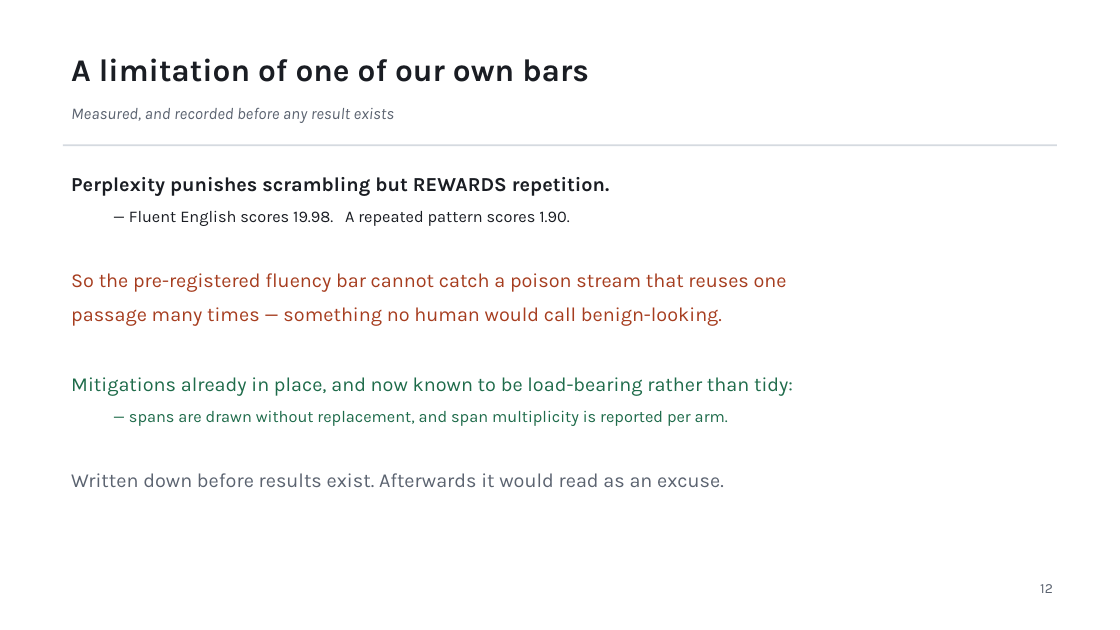
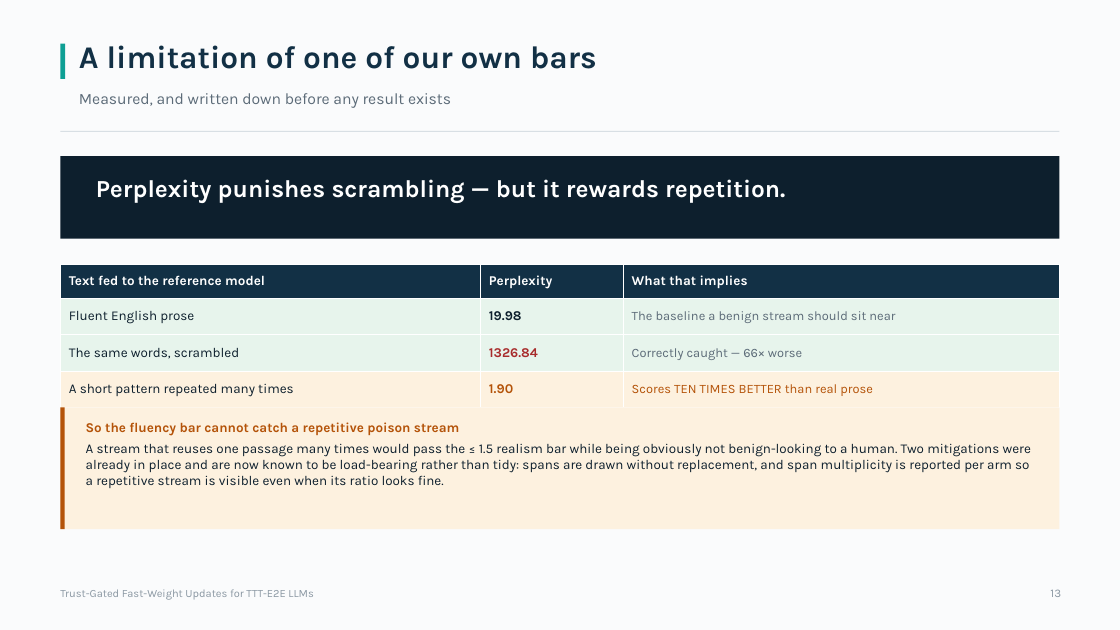
Before and after one commit to Deep-Learning-130/Trust-Gated-Fast-Weight-Updates-for-TTT-E2E-LLMs, a slide deck: slide 13 of docs/review/TrustGate_Review_2026-08-27.pptx (slide 14 before the commit). Drawn at 1120x630 pixels with LibreOffice and Linux fonts; fonts in the diff are those of the drawing. Boxes give left, top, right and bottom in pixels: in the first picture for what was removed or moved away, otherwise in the second. Text is boxed around its words. In the diff, an @@ line names an element or a change of style, - is before the commit and + after.

```diff
--- a/docs/review/TrustGate_Review_2026-08-27.pptx
+++ b/docs/review/TrustGate_Review_2026-08-27.pptx
@@ rectangle added at [0,0,1120,630], fill #FAFBFC @@
@@ rectangle added at [60,44,66,79], fill #0E9F94 @@
@@ text "A limitation of one of ...": place and size @@
-text "A limitation of one of ..." at [71,58,589,82]
+text "A limitation of one of ..." at [79,45,597,69]
@@ text "A limitation of one of ..." at [79,45,597,69]: text colour #1A1D23 to #123045 @@
@@ text at [79,93,451,108]: text changed; size 14 to 13.5 pt; text colour #5B6370 to #5C6B78; italic off @@
-Measured, and recorded before any result exists
+Measured, and written down before any result exists
@@ rectangle: place and size @@
-rectangle at [63,145,1057,146]
+rectangle at [60,131,1060,132]
@@ rectangle at [60,131,1060,132]: fill #D5DAE0 to #D8DFE4 @@
@@ rectangle added at [60,156,1060,239], fill #0D1F2D @@
@@ text added at [96,179,785,203], 21 pt, text #FFFFFF, bold @@
+Perplexity punishes scrambling — but it rewards repetition.
@@ table added at [60,265,1060,408], 4 rows, 3 columns @@
+Text fed to the reference model | Perplexity | What that implies
+Fluent English prose | 19.98 | The baseline a benign stream should sit near
+The same words, scrambled | 1326.84 | Correctly caught — 66× worse
+A short pattern repeated many times | 1.90 | Scores TEN TIMES BETTER than real prose
@@ rectangle added at [60,408,1060,529], fill #FDF1DF @@
@@ rectangle added at [60,408,65,529], fill #B45309 @@
@@ text at [86,422,1031,488]: text changed; size 17 to 11.5 pt; text colour #1E6B4A to #0D1F2D @@
-Perplexity punishes scrambling but REWARDS repetition.
-  — Fluent English scores 19.98. A repeated pattern scores 1.90.
-So the pre-registered fluency bar cannot catch a poison stream that reuses one
-passage many times — something no human would call benign-looking.
-Mitigations already in place, and now known to be load-bearing rather than tidy:
-  — spans are drawn without replacement, and span multiplicity is reported per arm.
-Written down before results exist. Afterwards it would read as an excuse.
+So the fluency bar cannot catch a repetitive poison stream
+A stream that reuses one passage many times would pass the ≤ 1.5 realism bar while being obviously not benign-looking to a human. Two mitigations were already in place and are now known to be load-bearing rather than tidy: spans are drawn without replacement, and span multiplicity is reported per arm so a repetitive stream is visible even when its ratio looks fine.
@@ text added at [60,589,313,600], 9.5 pt, text #8A97A2 @@
+Trust-Gated Fast-Weight Updates for TTT-E2E LLMs
@@ text removed at [1040,584,1053,593] @@
-12
@@ text added at [1050,589,1061,597], 10 pt, text #8A97A2 @@
+13
```
Also in this commit, not shown: 9 other slides changed, 8 slides added, 10 slides removed, 1 other file.
